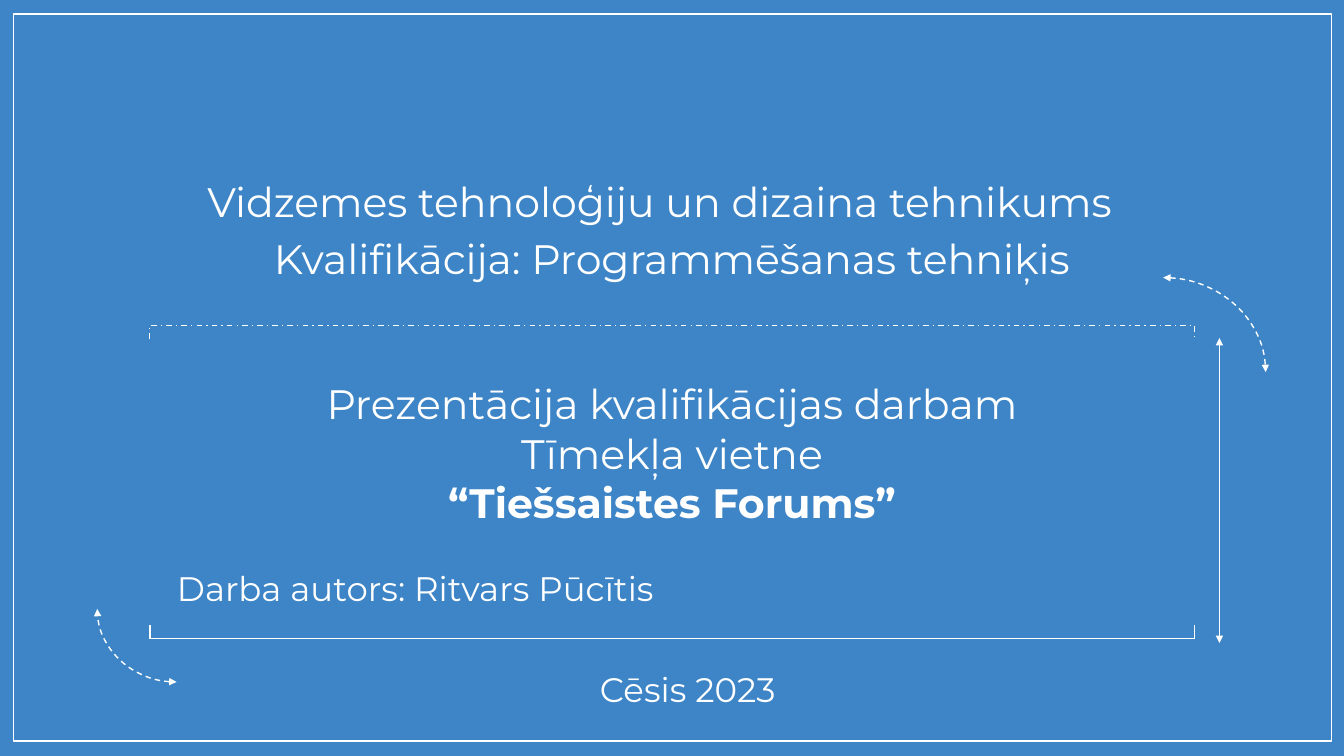
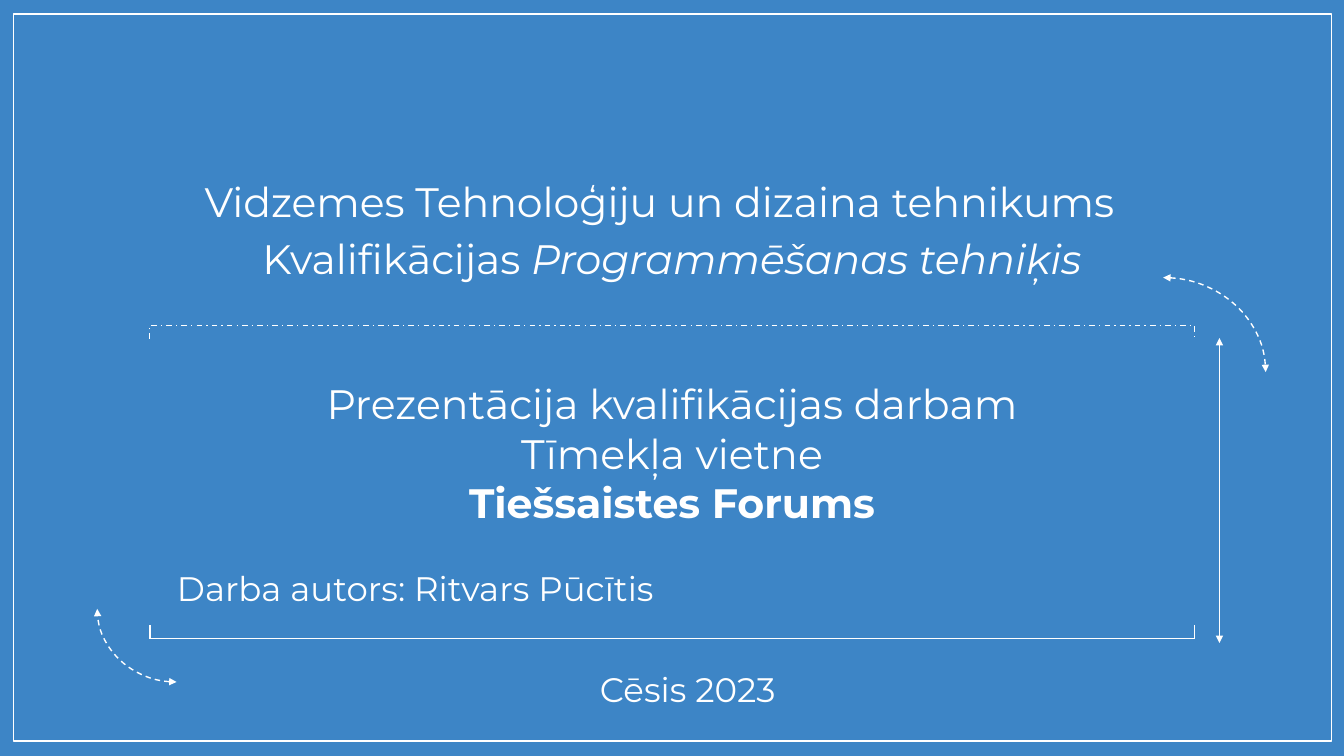
Before and after one commit to jkrigerts/qualification-work-requirements, a slide deck: slide 1 of public/Pucitis_Ritvars_IP19-KVD.pptx. Drawn at 1344x756 pixels with LibreOffice and Linux fonts; fonts in the diff are those of the drawing; background and template pictures are left out. Boxes give left, top, right and bottom in pixels: in the first picture for what was removed or moved away, otherwise in the second. Text is boxed around its words. In the diff, an @@ line names an element or a change of style, - is before the commit and + after.

```diff
--- a/public/Pucitis_Ritvars_IP19-KVD.pptx
+++ b/public/Pucitis_Ritvars_IP19-KVD.pptx
@@ text at (x1=205, y1=185, x2=1114, y2=225): text changed @@
-Vidzemes tehnoloģiju un dizaina tehnikums
+Vidzemes Tehnoloģiju un dizaina tehnikums
@@ text at (x1=262, y1=243, x2=1081, y2=285): text changed; italic on @@
-Kvalifikācija: Programmēšanas tehniķis
+Kvalifikācijas Programmēšanas tehniķis
@@ title at (x1=469, y1=478, x2=875, y2=519): text changed @@
-“Tiešsaistes Forums”
+Tiešsaistes Forums
```
Also in this commit, not shown: 2 other files.
